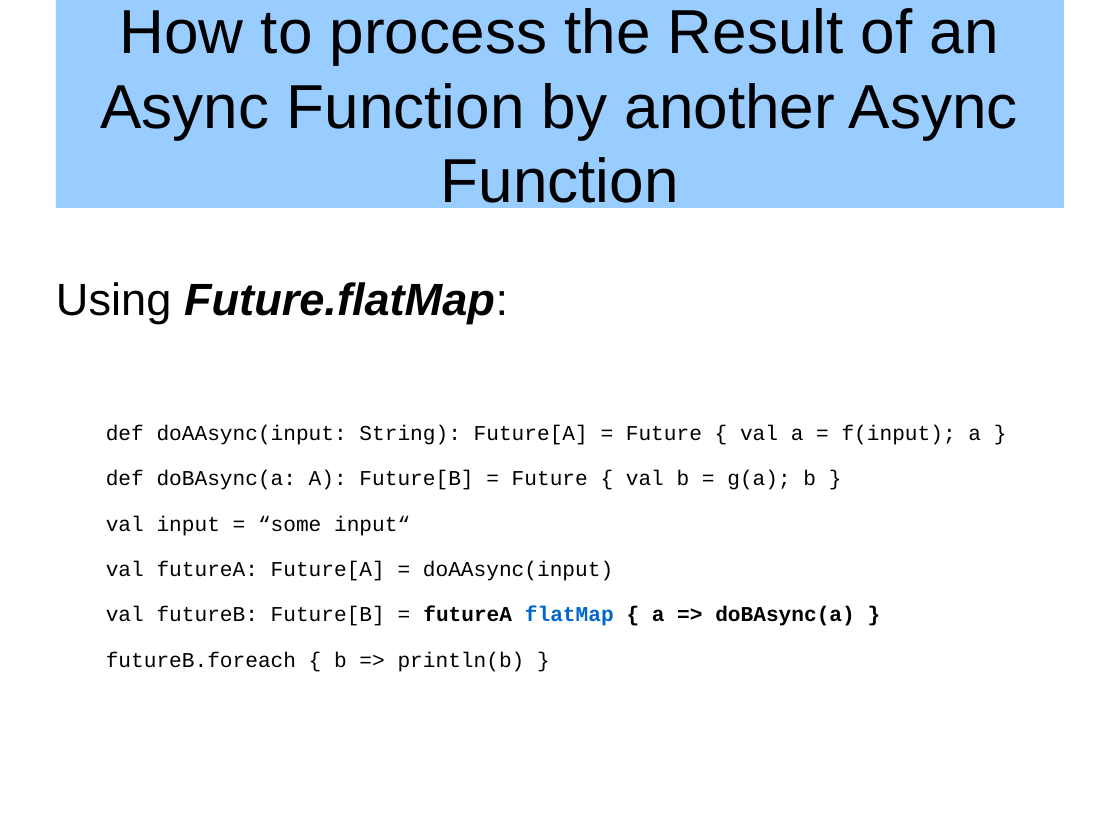
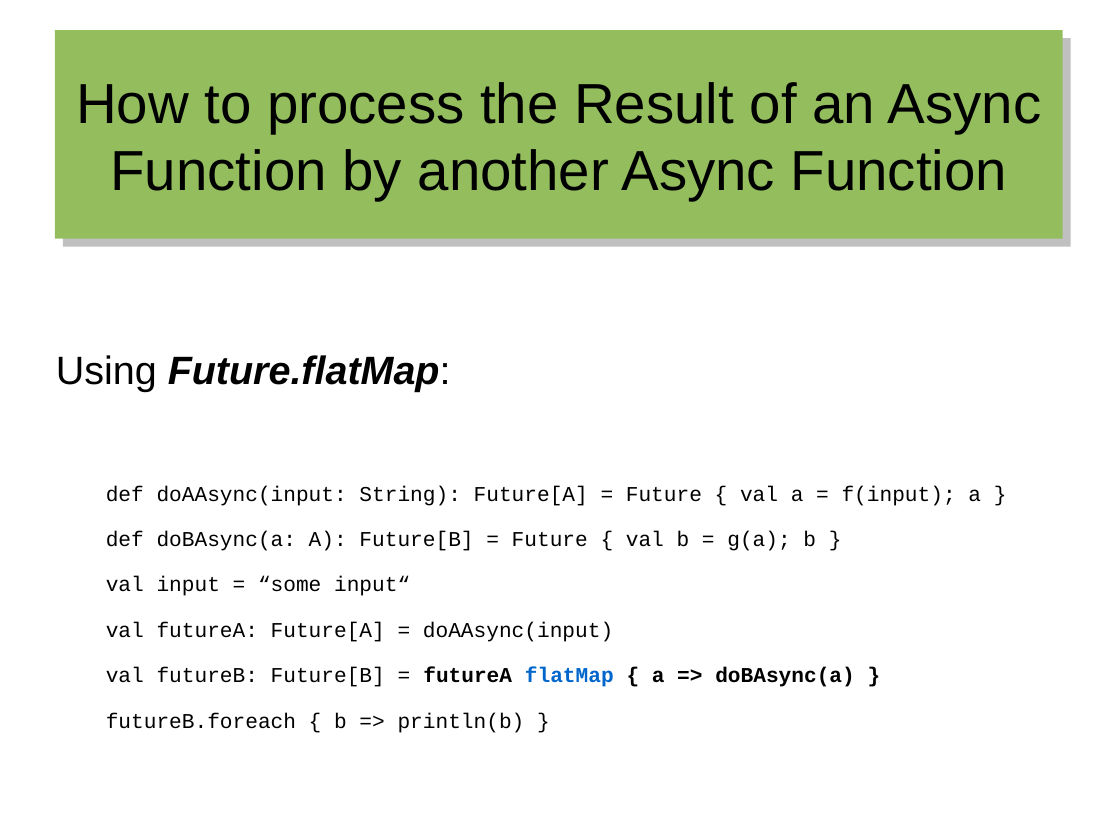
Before and after one commit to hermannhueck/MusicService, a slide deck: slide 11 of Services/MusicService-Play-Scala-Slick-NoAuth/Slides/2016-01-19_Implementing-a-many-to-many-Relationship-with-Slick.odp (slide 10 before the commit). Drawn at 1120x840 pixels with LibreOffice and Linux fonts; fonts in the diff are those of the drawing. Boxes give left, top, right and bottom in pixels: in the first picture for what was removed or moved away, otherwise in the second. Text is boxed around its words. In the diff, an @@ line names an element or a change of style, - is before the commit and + after.

```diff
--- a/Services/MusicService-Play-Scala-Slick-NoAuth/Slides/2016-01-19_Implementing-a-many-to-many-Relationship-with-Slick.odp
+++ b/Services/MusicService-Play-Scala-Slick-NoAuth/Slides/2016-01-19_Implementing-a-many-to-many-Relationship-with-Slick.odp
@@ title "How to process the Result ...": place and size @@
-title "How to process the Result ..." at (56,0,1064,207)
+title "How to process the Result ..." at (55,30,1063,239)
@@ title "How to process the Result ..." at (55,30,1063,239): size 44 to 40 pt; fill #99CCFF to #94BD5E; shadow on @@
@@ text at (56,355,451,392): size 32 to 28 pt in "Using Future.flatMap:" @@
```
Also in this commit, not shown: 22 other slides changed, 1 slide added, 1 other file.
